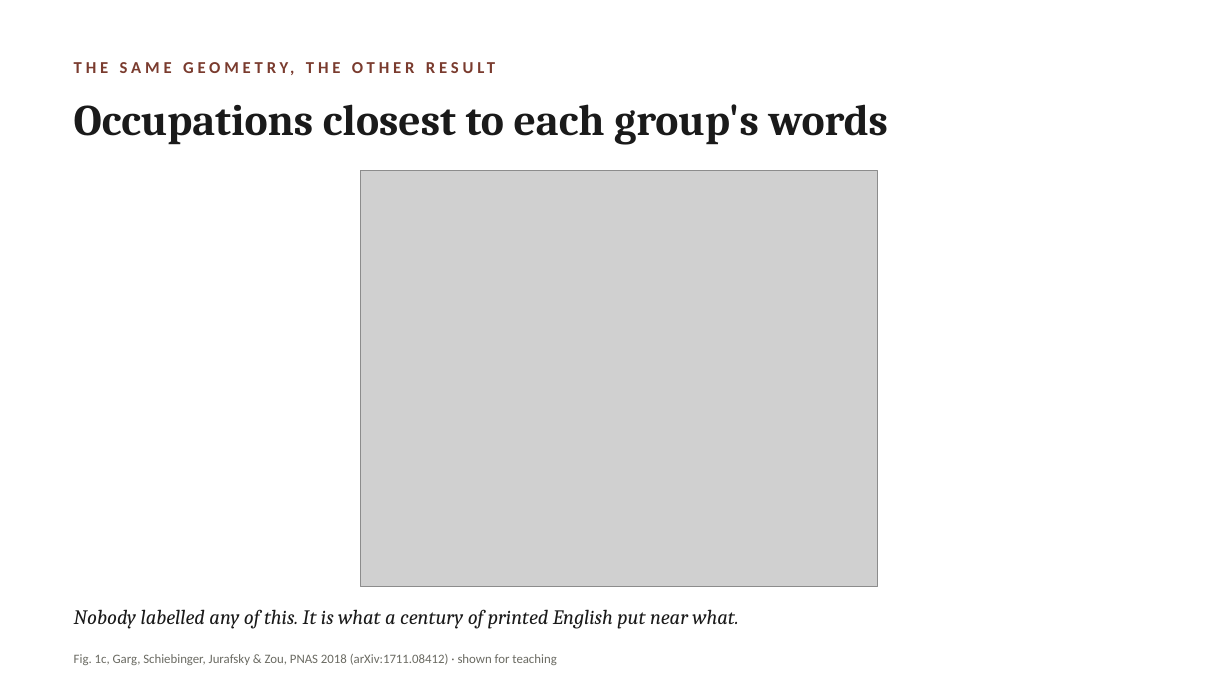
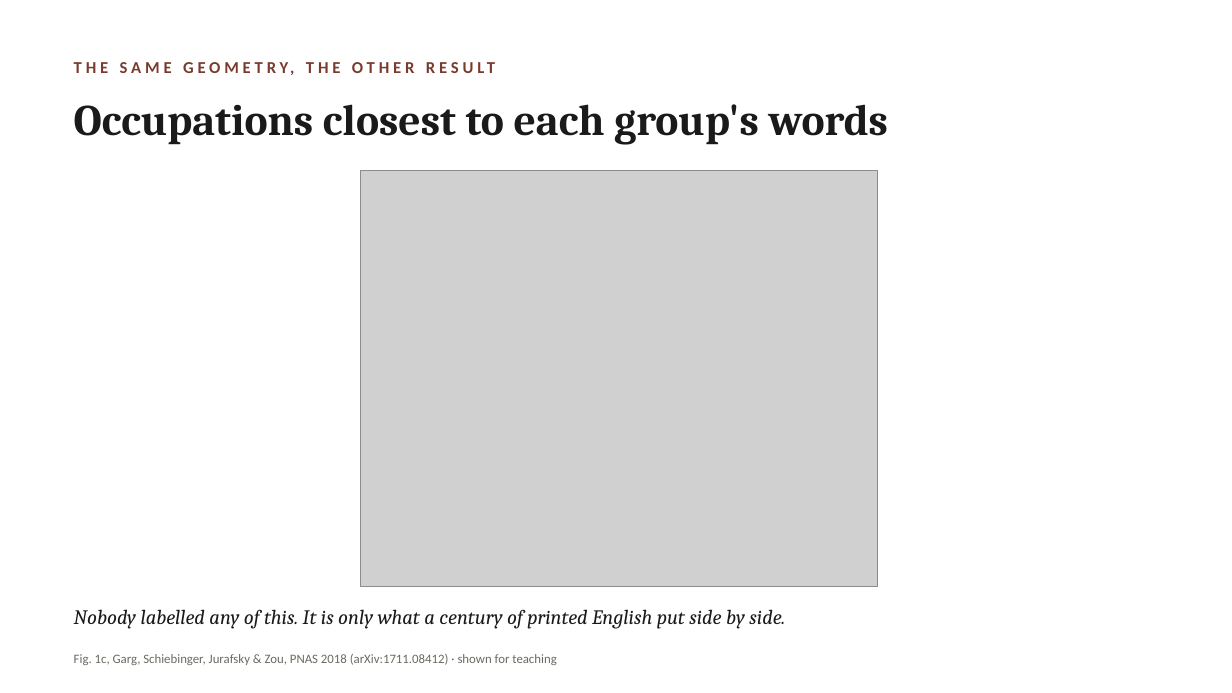
Before and after one commit to lucianli123/culture-as-data-2026, a slide deck: slide 18 of slides/week-04-lecture-draft.pptx. Drawn at 1232x693 pixels with LibreOffice and Linux fonts; fonts in the diff are those of the drawing; grey boxes stand for pictures. Boxes give left, top, right and bottom in pixels: in the first picture for what was removed or moved away, otherwise in the second. Text is boxed around its words. In the diff, an @@ line names an element or a change of style, - is before the commit and + after.

```diff
--- a/slides/week-04-lecture-draft.pptx
+++ b/slides/week-04-lecture-draft.pptx
@@ text at <box>74,609,785,629</box>: text changed @@
-Nobody labelled any of this. It is what a century of printed English put near what.
+Nobody labelled any of this. It is only what a century of printed English put side by side.
```
Also in this commit, not shown: 9 other slides changed, 2 other files.
